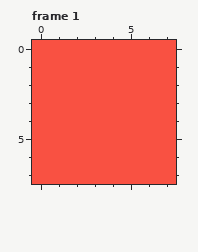
Edited in one commit: pixel-art file (export/html5/bin/assets/images/badthought.ase). That is the earlier state.
8x8 pixels, 1 frame. Shown: frame 1. The commit also changed other frames, which this record leaves out.
After the commit:
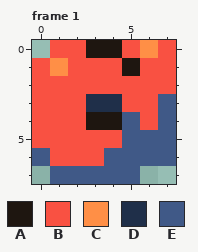
Palette (. is transparent): A #1e1610  B #f95142  C #ff8f46  D #1f2f49  E #405987
Diff:
Frame 1:
y 0: x 0 B -> .; x 3..4 BB -> AA; x 6 B -> C
y 1: x 1 B -> C; x 5 B -> A
y 3: x 3..4 BB -> DD; x 7 B -> E
y 4: x 3..5 BBB -> AAE; x 7 B -> E
y 5: x 5..7 BBB -> EEE
y 6: x 0 B -> E; x 4..7 BBBB -> EEEE
y 7: x 0..7 BBBBBBBB -> .EEEEE..
Where, in picture pixels (left, top, right, bottom), the same in both pictures:
changed: (32, 40, 176, 184)
